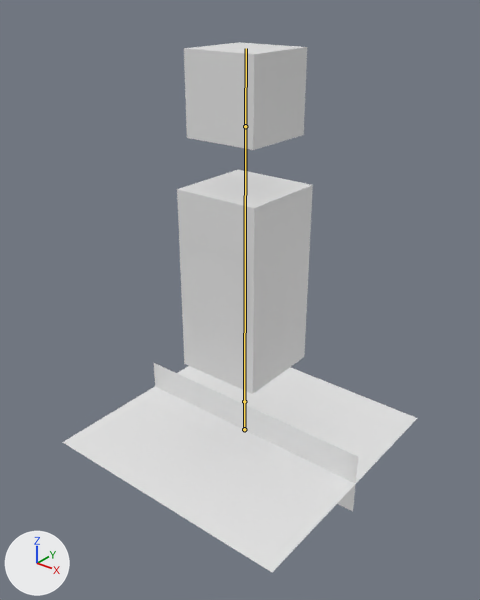
One commit to the Blender file media/npc/cuboid-character.blend: the scene before it, then after it.
One viewpoint serves both versions: a 50 mm lens placed at (1.99, -2.54, 2.42), pointed at (0.01, -0.06, 0.88). The axes (+X, +Y, +Z) are drawn at lower left. The lights are the same throughout. Both versions are drawn at frame 11 of the action 'Idle'; the numbers are the values there. The bones that bend it are drawn over the model as lines.

Objects in the first picture: 'cuboid-character-mesh'.
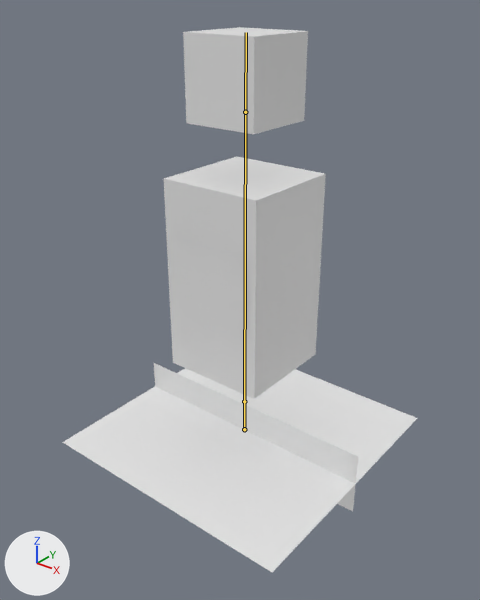
The change in detail:
Bone 'hips_bone' (bone_hips_bone) is rescaled from (1.0, 1.0, 1.0) to (1.19, 1.04, 1.19).

Boxes [x1, y1, x2, y2] around the edits, measured in the pictures (480 x 600 px):
'cuboid-character-mesh', posed: before [63, 42, 417, 572]; after [63, 27, 417, 572]
bone 'hips_bone', root to tip: before (244, 401) to (245, 126); after (244, 401) to (245, 112)
